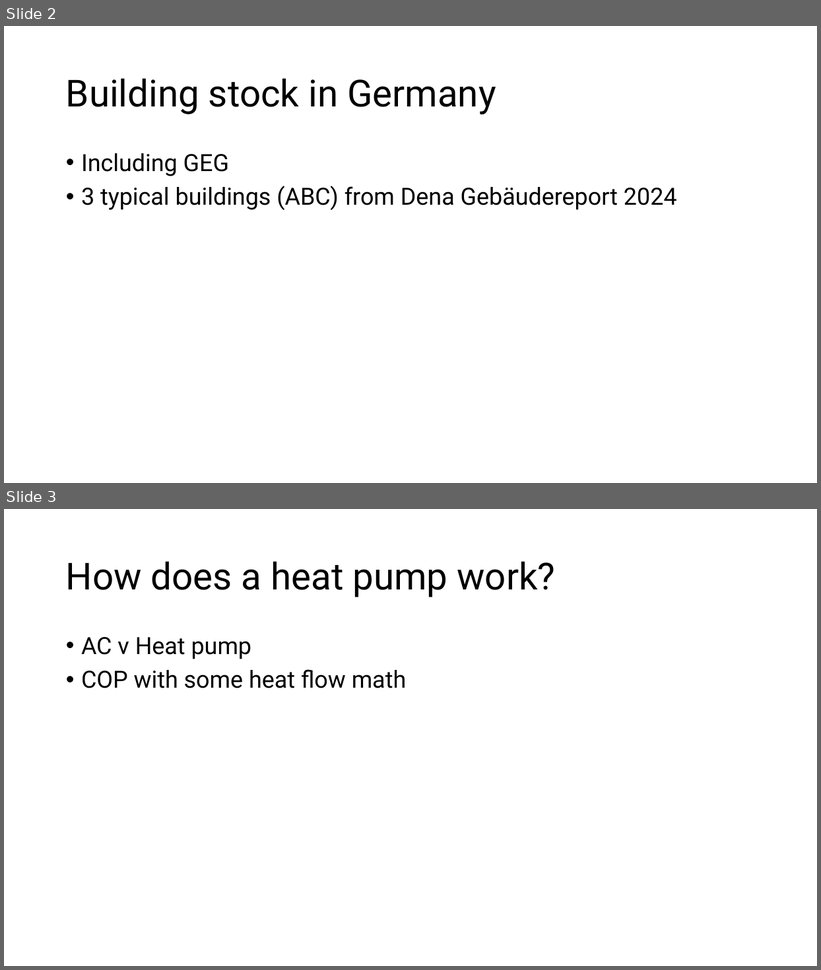
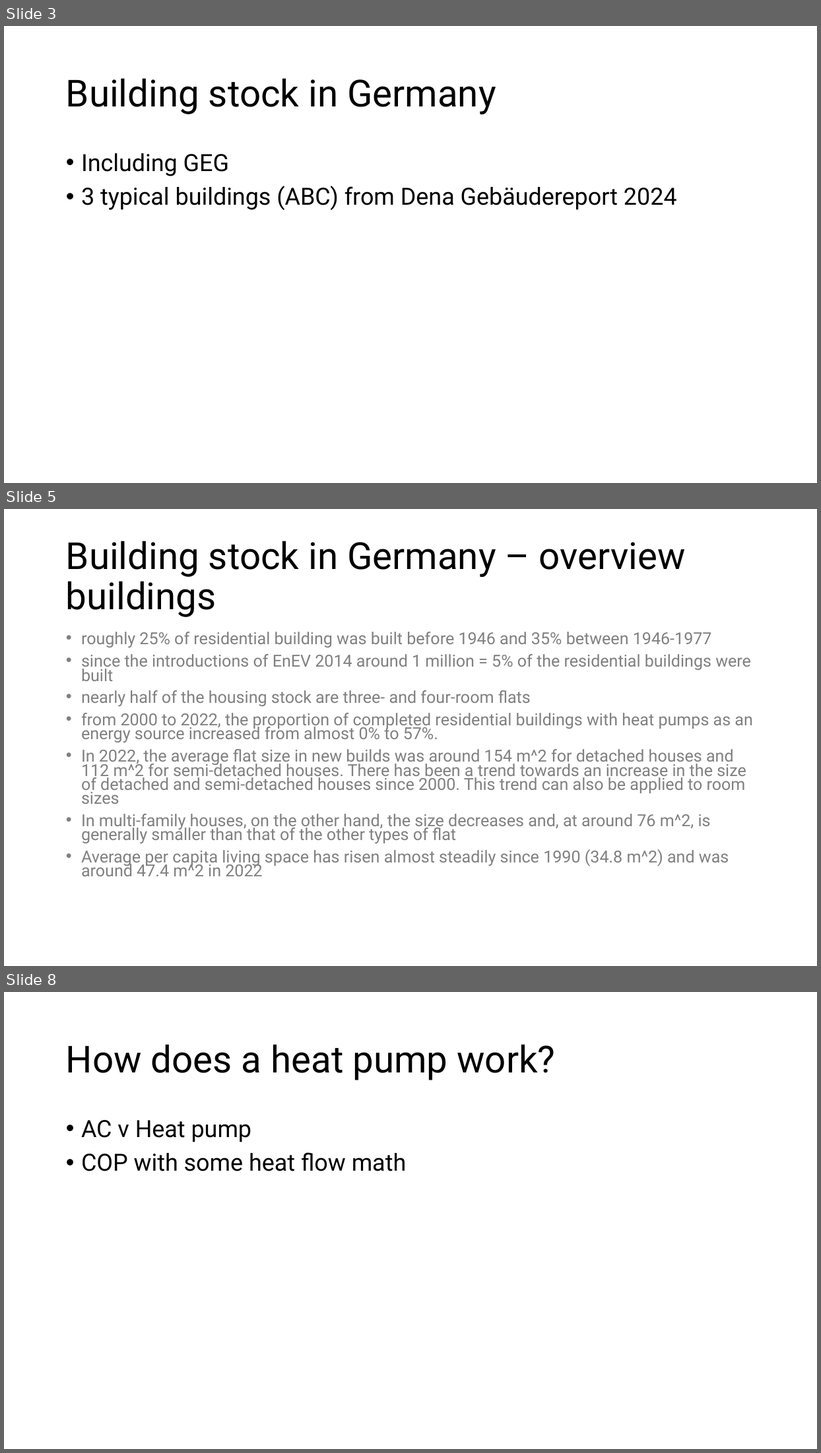
Before and after one commit to eyjomoin/Modeling-buildings-and-their-heating-systems, a slide deck: presentation/heat.pptx. Shown one above the other, each under a label of ours: slides 2 and 3 before the commit, slides 3, 5 and 8 after it; the slides between them are not shown. The pictures are 821x970 and 821x1453 pixels, drawn with LibreOffice and Linux fonts; fonts in the diff are those of the drawing. Boxes give left, top, right and bottom in pixels: in the first picture for what was removed or moved away, otherwise in the second. Text is boxed around its words. In the diff, an @@ line names an element or a change of style, - is before the commit and + after.

```diff
--- a/presentation/heat.pptx
+++ b/presentation/heat.pptx
@@ slide 5 added at [4,509,817,966], background #FFFFFF @@
@@ title added at [66,541,686,617], 44 pt, text #000000 @@
+Building stock in Germany – overview buildings
@@ text added at [81,632,753,877], 19.6 pt, text #808080 @@
+• roughly 25% of residential building was built before 1946 and 35% between 1946-1977
+• since the introductions of EnEV 2014 around 1 million = 5% of the residential buildings were built
+• nearly half of the housing stock are three- and four-room flats
+• from 2000 to 2022, the proportion of completed residential buildings with heat pumps as an energy source increased from almost 0% to 57%.
+• In 2022, the average flat size in new builds was around 154 m^2 for detached houses and 112 m^2 for semi-detached houses. There has been a trend towards an increase in the size of detached and semi-detached houses since 2000. This trend can also be applied to room sizes
+• In multi-family houses, on the other hand, the size decreases and, at around 76 m^2, is generally smaller than that of the other types of flat
+• Average per capita living space has risen almost steadily since 1990 (34.8 m^2) and was around 47.4 m^2 in 2022
@@ what was slide 2 is now slide 3 @@
@@ what was slide 3 is now slide 8 @@
```
Also in this commit, not shown: 11 other slides added, 1 slide removed, 1 other file.
